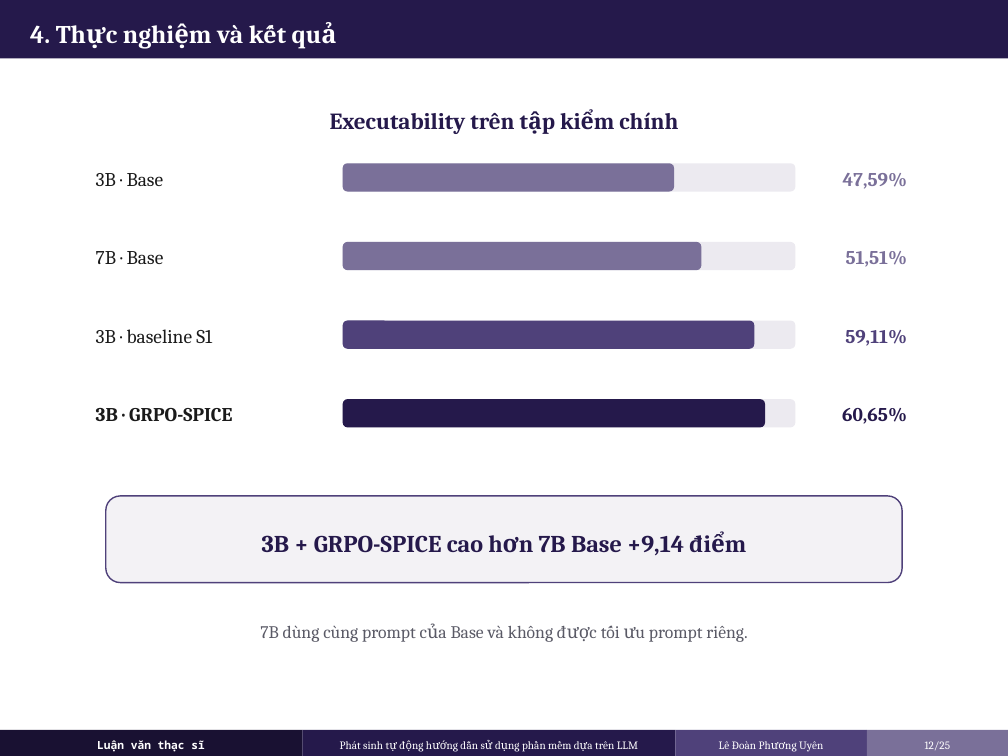
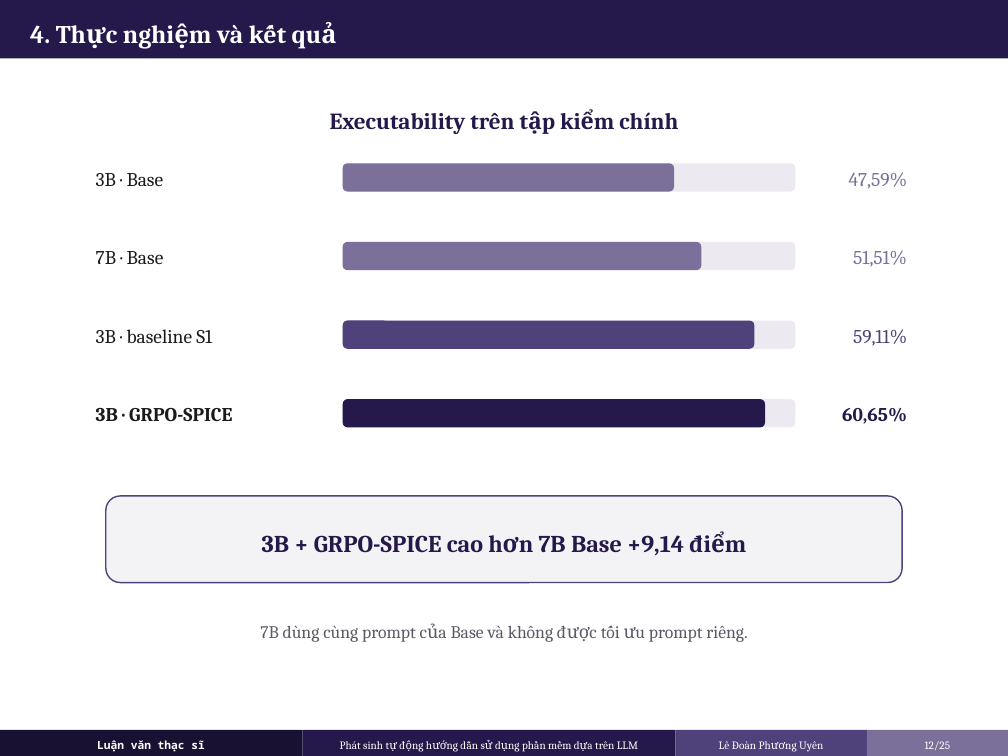
Before and after one commit to UyenLe0712/thesis, a slide deck: slide 12 of slides/LUAN_VAN_SLIDE_BAO_VE_CONCISE.pptx. Drawn at 1008x756 pixels with LibreOffice and Linux fonts; fonts in the diff are those of the drawing. Boxes give left, top, right and bottom in pixels: in the first picture for what was removed or moved away, otherwise in the second. Text is boxed around its words. In the diff, an @@ line names an element or a change of style, - is before the commit and + after.

```diff
--- a/slides/LUAN_VAN_SLIDE_BAO_VE_CONCISE.pptx
+++ b/slides/LUAN_VAN_SLIDE_BAO_VE_CONCISE.pptx
@@ bold off in 3 elements at [849, 172, 908, 189], [853, 250, 907, 267], [853, 329, 907, 346] @@
```
Also in this commit, not shown: 21 other slides changed, 26 other files.
